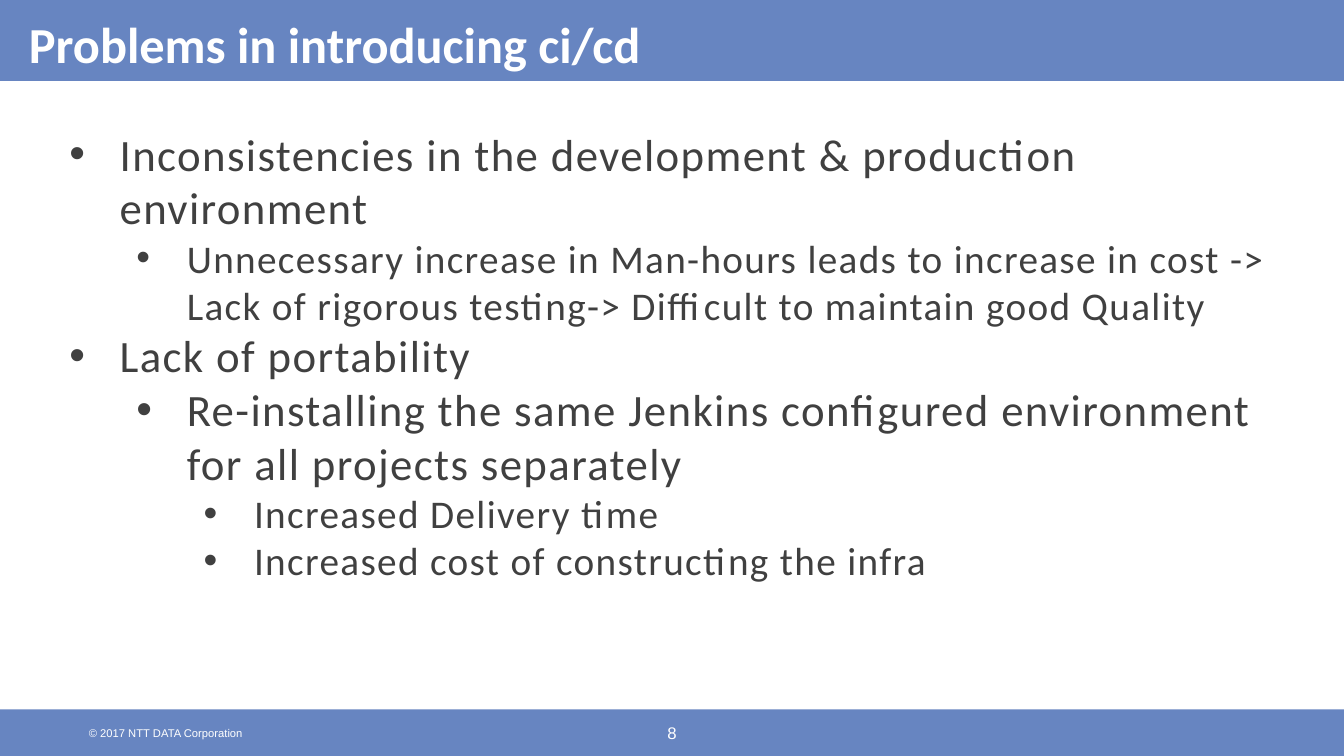
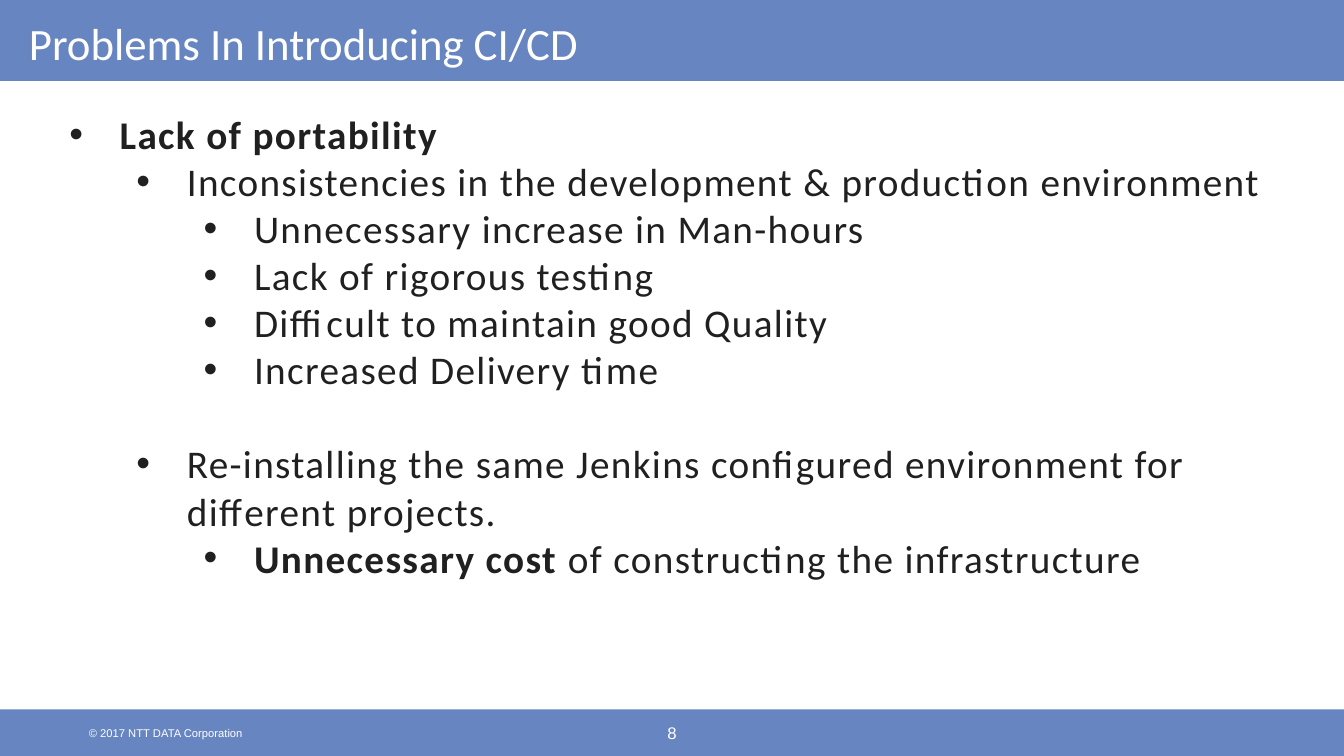
Before and after one commit to shaayaan16/segfaultshooter, a slide deck: slide 8 of Final Presentation.pptx. Drawn at 1344x756 pixels with LibreOffice and Linux fonts; fonts in the diff are those of the drawing; background and template pictures are left out. Boxes give left, top, right and bottom in pixels: in the first picture for what was removed or moved away, otherwise in the second. Text is boxed around its words. In the diff, an @@ line names an element or a change of style, - is before the commit and + after.

```diff
--- a/Final Presentation.pptx
+++ b/Final Presentation.pptx
@@ title at [29,29,578,68]: text changed; size 36 to 32 pt; bold off @@
-Problems in introducing ci/cd
+Problems In Introducing CI/CD
@@ text "Lack of portability": place and size @@
-text "Lack of portability" at [120,140,1249,582]
+text "Lack of portability" at [120,121,1259,580]
@@ text at [120,121,437,155]: paragraph added @@
+• Lack of portability
@@ text at [187,168,1259,391]: size 32 to 28 pt in "Inconsistencies in the development & production environment"; text colour #404040 to #202020 in "Inconsistencies in the development & production environment", "Increased Delivery time"; list level 1 to 2 in "Inconsistencies in the development & ..." @@
@@ text at [254,215,864,344]: text changed; text colour #404040 to #202020 @@
-  • Unnecessary increase in Man-hours leads to increase in cost -> Lack of rigorous testing-> Difficult to maintain good Quality
-• Lack of portability
-  • Re-installing the same Jenkins configured environment for all projects separately
+    • Unnecessary increase in Man-hours
+    • Lack of rigorous testing
+    • Difficult to maintain good Quality
@@ text at [187,450,1183,580]: text changed; text colour #404040 to #202020 @@
-    • Increased cost of constructing the infra
+  • Re-installing the same Jenkins configured environment for different projects.
+    • Unnecessary cost of constructing the infrastructure
```
Also in this commit, not shown: 9 other slides changed, 9 slides added, 6 slides removed.
